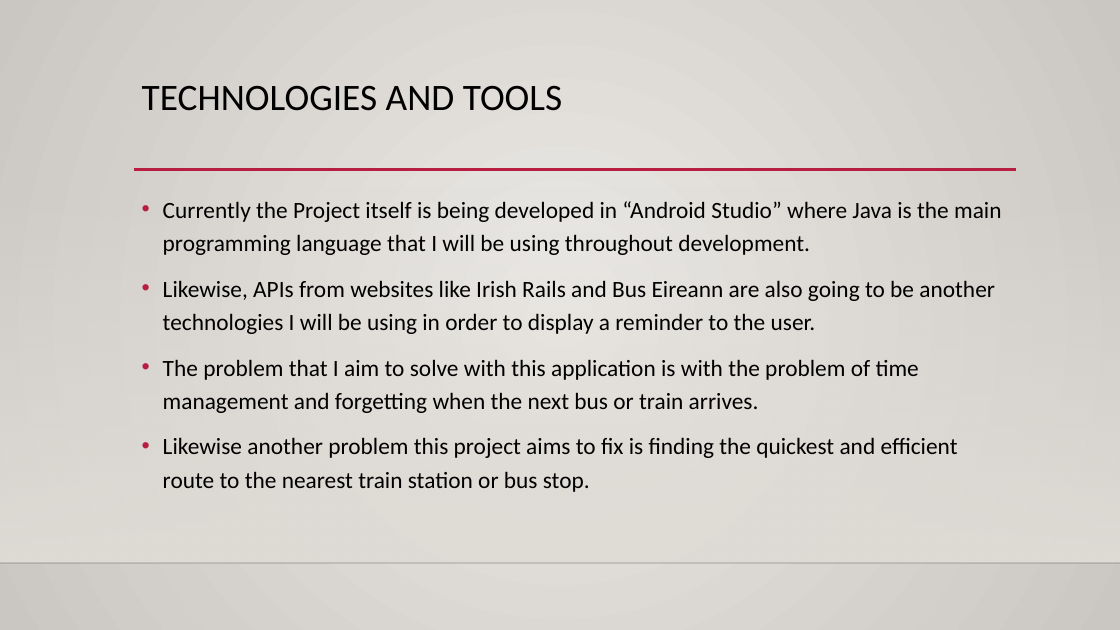
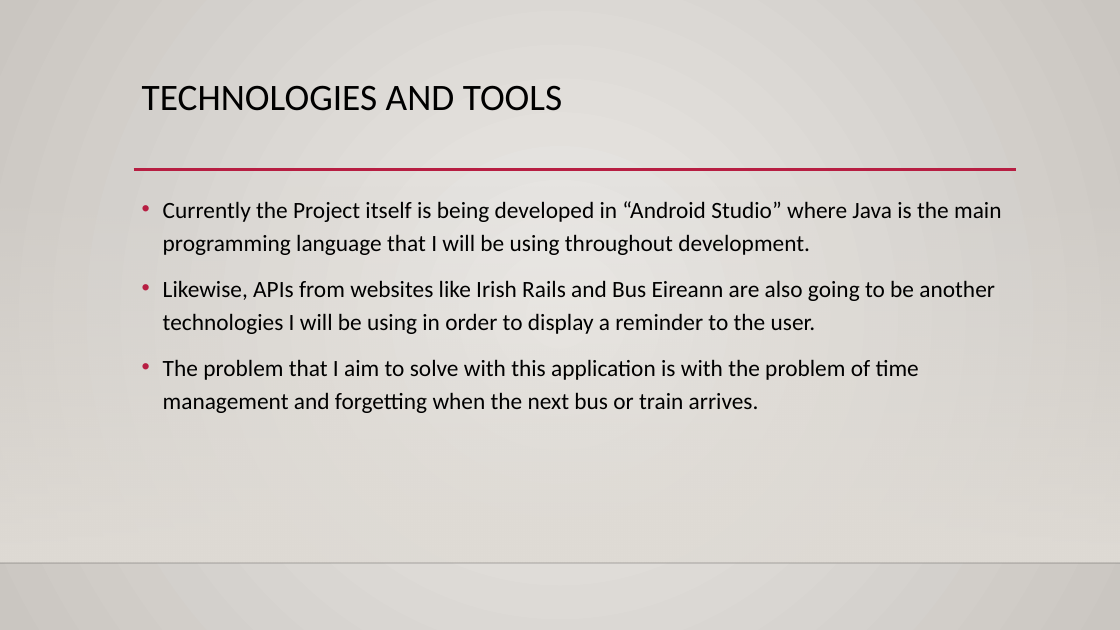
Before and after one commit to AlexisPechon/4th-Year-Android-App-Project, a slide deck: slide 5 of Final Report Docs/Alexis_Pechon_BSHCSD4_x19358953_Final Presentation.pptx. Drawn at 1120x630 pixels with LibreOffice and Linux fonts; fonts in the diff are those of the drawing; background and template pictures are left out. Boxes give left, top, right and bottom in pixels: in the first picture for what was removed or moved away, otherwise in the second. Text is boxed around its words. In the diff, an @@ line names an element or a change of style, - is before the commit and + after.

```diff
--- a/Final Report Docs/Alexis_Pechon_BSHCSD4_x19358953_Final Presentation.pptx
+++ b/Final Report Docs/Alexis_Pechon_BSHCSD4_x19358953_Final Presentation.pptx
@@ text at (163,437,958,492): paragraph removed @@
-• Likewise another problem this project aims to fix is finding the quickest and efficient route to the nearest train station or bus stop.
```
Also in this commit, not shown: 3 other slides changed, 5 other files.
